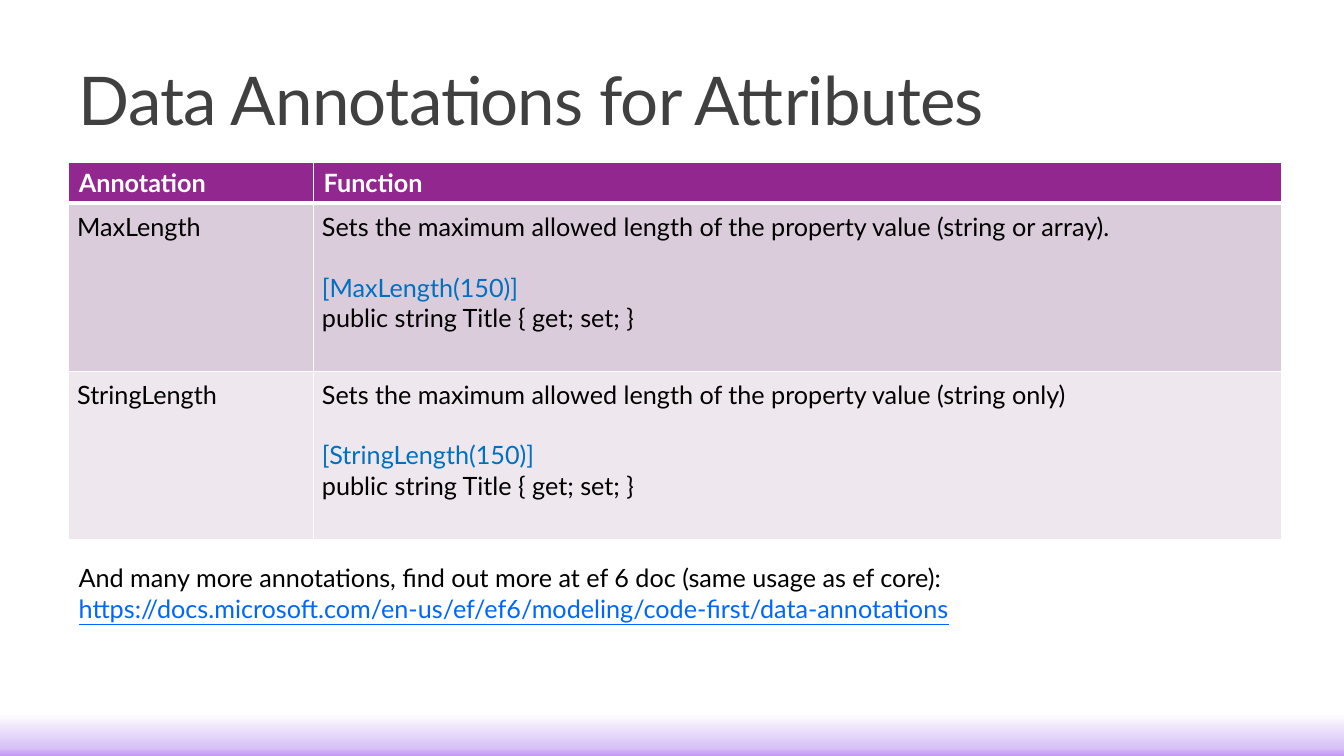
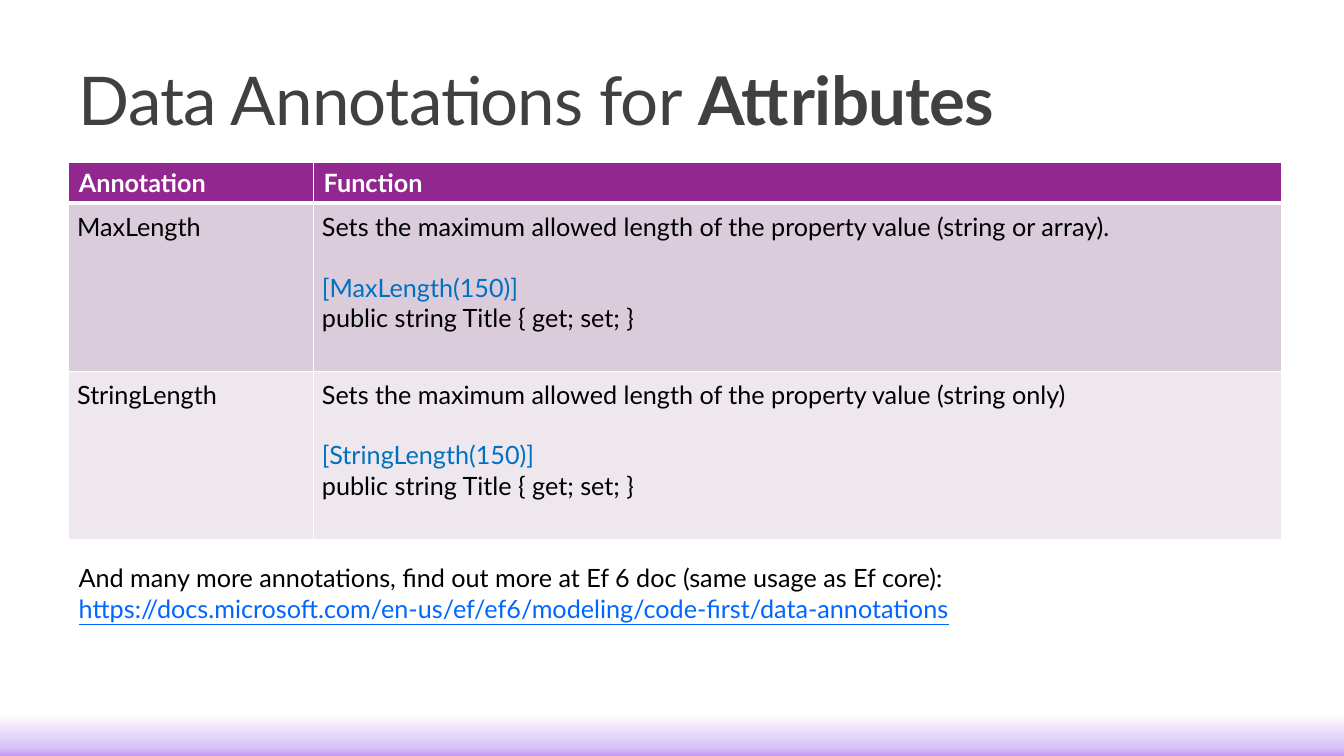
Before and after one commit to c0j0s/StudentManagementSystem, a slide deck: slide 22 of Training Materials/Lecture/2. Implementing EF Core in Your Solution.pptx. Drawn at 1344x756 pixels with LibreOffice and Linux fonts; fonts in the diff are those of the drawing. Boxes give left, top, right and bottom in pixels: in the first picture for what was removed or moved away, otherwise in the second. Text is boxed around its words. In the diff, an @@ line names an element or a change of style, - is before the commit and + after.

```diff
--- a/Training Materials/Lecture/2. Implementing EF Core in Your Solution.pptx
+++ b/Training Materials/Lecture/2. Implementing EF Core in Your Solution.pptx
@@ title "Data Annotations for Attributes" at [79,75,994,126]: bold on in "Attributes" @@
@@ text at [79,567,942,592]: text changed @@
-And many more annotations, find out more at ef 6 doc (same usage as ef core):
+And many more annotations, find out more at Ef 6 doc (same usage as Ef core):
```
Also in this commit, not shown: 16 other slides changed, 5 other files.
